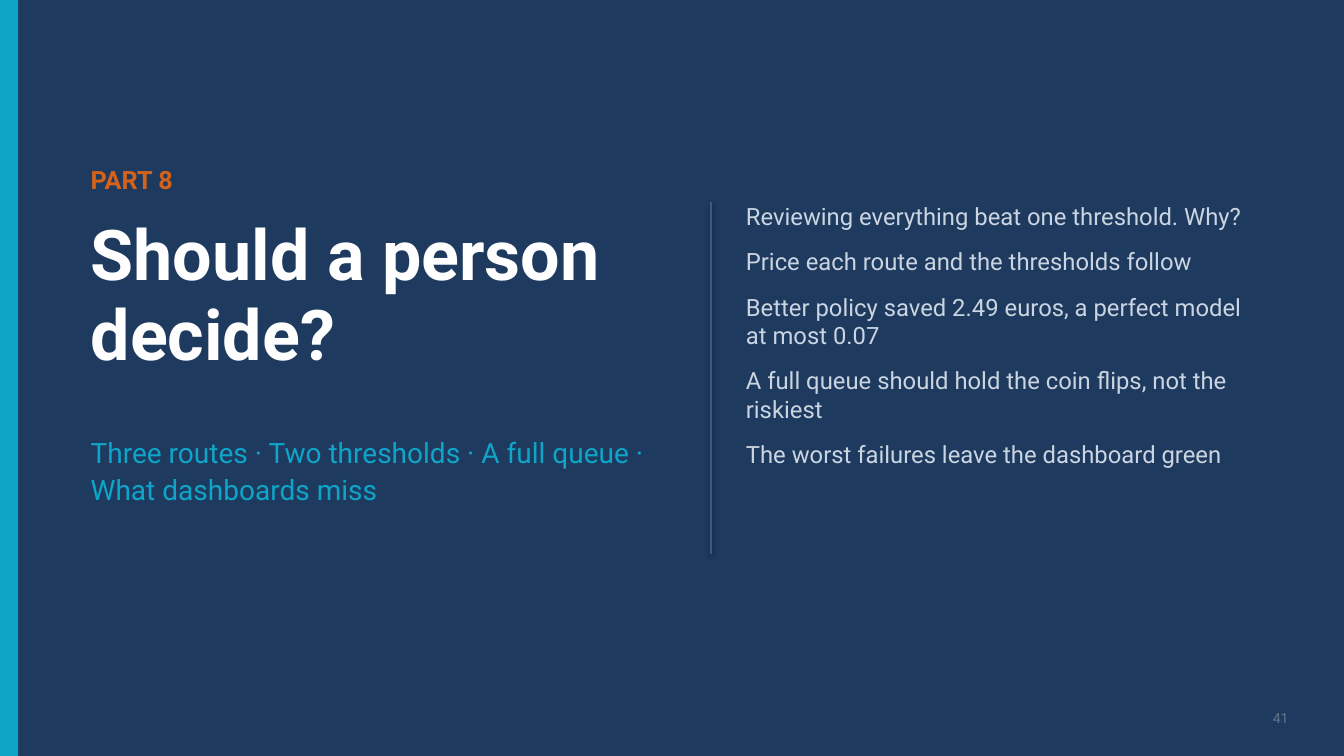
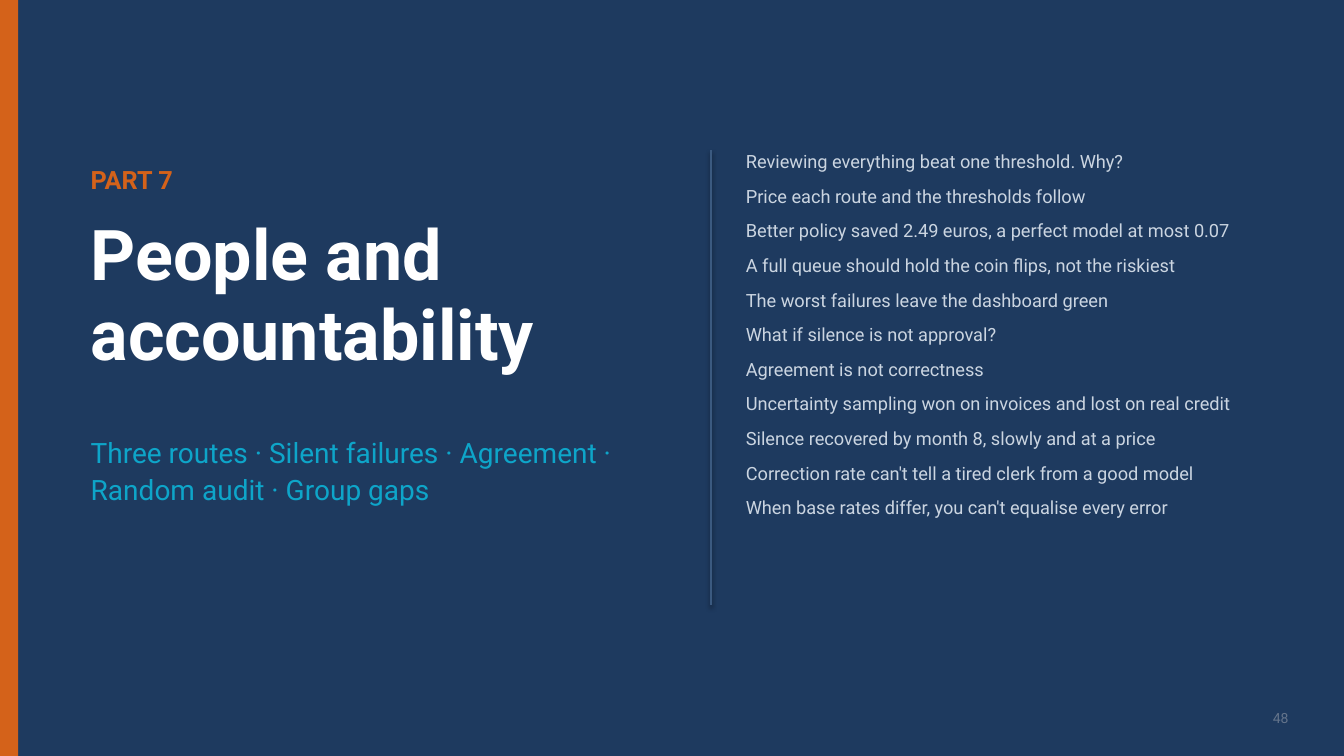
Before and after one commit to ramseywise/learn-ai-engineering, a slide deck: slide 48 of data-science/01-classical-ml/slides/classical-ml.pptx (slide 41 before the commit). Drawn at 1344x756 pixels with LibreOffice and Linux fonts; fonts in the diff are those of the drawing. Boxes give left, top, right and bottom in pixels: in the first picture for what was removed or moved away, otherwise in the second. Text is boxed around its words. In the diff, an @@ line names an element or a change of style, - is before the commit and + after.

Commit message:
Add support for slide levels and beats in deck builder
- Introduced a new JSONL file for review overrides.
- Enhanced the slide building script to support filtering slides by level (core, practice, deep) and validate slide beats.
- Added a new test suite to validate the functionality of levels and beats in slide presentations.
- Implemented checks for unknown levels and beats, ensuring proper error handling.
- Updated the output naming convention to reflect the selected level for filtered builds.

```diff
--- a/data-science/01-classical-ml/slides/classical-ml.pptx
+++ b/data-science/01-classical-ml/slides/classical-ml.pptx
@@ rectangle at bbox=[0, 0, 18, 756]: fill #0EA5C9 to #D4621A @@
@@ text at bbox=[91, 171, 172, 189]: text changed @@
-PART 8
+PART 7
@@ line moved from (711, 202) - (711, 555) to (711, 150) - (711, 606) @@
@@ text at bbox=[746, 154, 1229, 311]: size 17 to 13 pt in "Reviewing everything beat one threshold. Why?", "Price each route and the thresholds follow", "Better policy saved 2.49 euros, a perfect ...", "A full queue should hold the coin ..." and 1 more places; less space between paragraphs @@
@@ text "Reviewing everything beat one threshold. ...": place and size @@
-text "Reviewing everything beat one threshold. ..." at bbox=[746, 207, 1241, 418]
+text "Reviewing everything beat one threshold. ..." at bbox=[746, 154, 1230, 518]
@@ text at bbox=[91, 227, 534, 375]: text changed @@
-Should a person decide?
+People and accountability
@@ text at bbox=[746, 327, 1230, 518]: paragraphs added @@
+What if silence is not approval?
+Agreement is not correctness
+Uncertainty sampling won on invoices and lost on real credit
+Silence recovered by month 8, slowly and at a price
+Correction rate can't tell a tired clerk from a good model
+When base rates differ, you can't equalise every error
@@ text at bbox=[91, 442, 597, 506]: text changed @@
-Three routes · Two thresholds · A full queue · What dashboards miss
+Three routes · Silent failures · Agreement · Random audit · Group gaps
@@ text at bbox=[1273, 713, 1289, 723]: text changed @@
-41
+48
```
Also in this commit, not shown: 51 other slides changed, 9 slides added, 3 slides removed, 38 other files.
